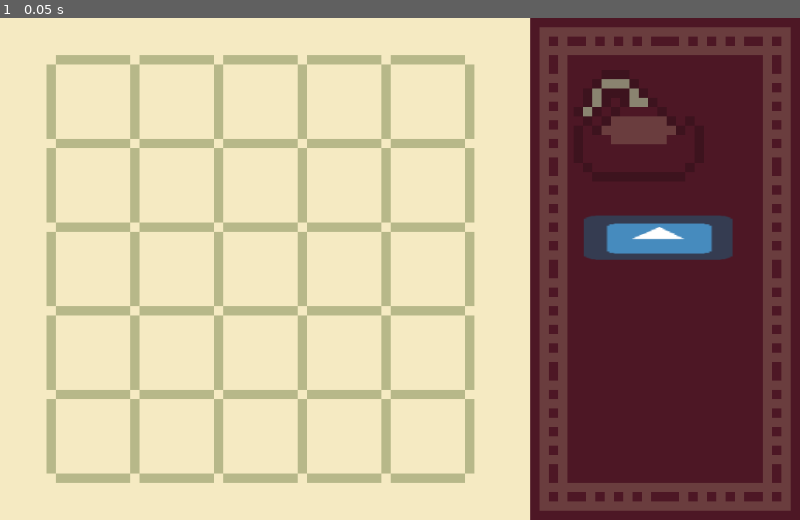
Above: before the commit, frame 1.
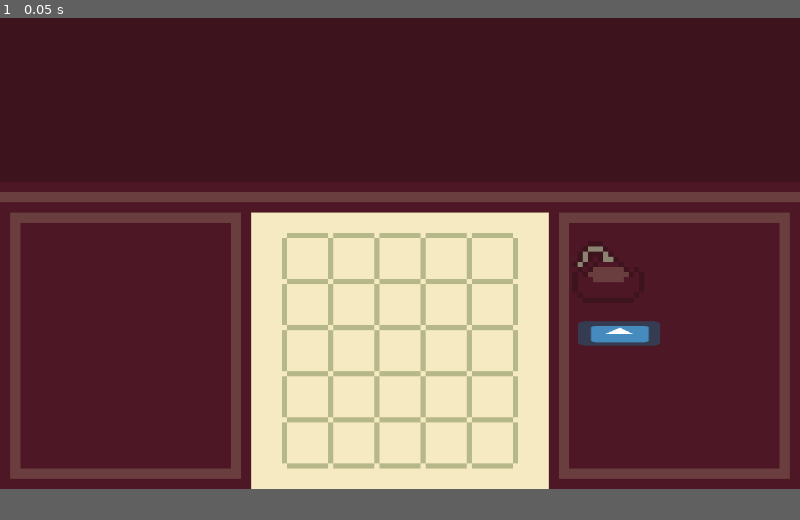
Above: after the commit, the same moment.

Repository: Mateus-Carmo31/godot-wild-jam-29
Game: Godot game, scene res://debug.tscn
Two runs of this game, one before a commit and one after it. Both use one fixed random seed, a clock stepped at 60 frames per second and the inputs below. The engine's default icon, where the game draws it, is replaced by a stand-in: a white triangle on a blue panel in a dark square.
Inputs:
- Up to frame 1 (0.05 s): no input
The window is 800x502 before the commit and 800x471 after it. Grey fills any space a smaller window leaves; there, only what the larger window draws over its background counts as a difference.

The runs differ from the first frame. In frame 1, 61% of the frame differs, in the area x 0-100%, y 0-100%.

Commit message:
Finalizada superficialmente a mecânica de colocar peças

Diff:
--- a/game/Piece.gd
+++ b/game/Piece.gd
@@ -10,11 +10,8 @@
 var is_placed = false
 
 signal selected
-signal deselected
 
 func _input_event(viewport, event, shape_idx):
 	if event is InputEventMouseButton and event.button_index == BUTTON_LEFT:
 		if event.is_pressed():
 			emit_signal("selected")
-#		else:
-#			emit_signal("deselected")
--- a/game/Table.gd
+++ b/game/Table.gd
@@ -1,6 +1,9 @@
 extends TileMap
 
 const TABLE_SIZE = Vector2(5,5)
+enum SLOT {OCCUPIED, ALLOW, DENY, FIXED}
+
+var rot_mat := Transform2D(Vector2(0, -1), Vector2(1, 0), Vector2.ZERO)
 
 var current_piece : Piece
 
@@ -8,21 +11,23 @@
 	for child in get_children():
 		if child is Piece:
 			child.connect("selected", self, "select_piece", [child])
-#			child.connect("deselected", self, "deselect_piece")
 
 func _input(event):
-	# Deselects currently held piece. It's handled here to avoid some hiccups
+
 	if event is InputEventMouseButton:
-		if not event.is_pressed():
+		# Deselects currently held piece. It's handled here to avoid some hiccups
+		if event.button_index == BUTTON_LEFT and not event.is_pressed():
 			deselect_piece()
+
+		# Handles piece rotation
+		elif event.button_index == BUTTON_RIGHT and event.is_pressed():
+			rotate_piece(get_canvas_transform().xform_inv(event.position))
 
 	# Updates currently held cell position and table preview on mouse motion
 	if event is InputEventMouseMotion:
 		if(current_piece):
 			update_piece_pos(event.relative)
-
-			if(is_in_board(world_to_map(current_piece.position.round()))):
-				update_table()
+			update_table()
 
 func select_piece(piece):
 	current_piece = piece
@@ -31,17 +36,32 @@
 func update_piece_pos(pos):
 	current_piece.position += pos/scale # Adjust for scaling by 12
 
+func rotate_piece(mouse_pos):
+	if current_piece:
+		var o_pos = current_piece.position
+		var relative_pos = o_pos - to_local(mouse_pos)
+		current_piece.position = Vector2.ZERO
+		current_piece.rotation -= PI/2
+		relative_pos = rot_mat.xform(relative_pos)
+		current_piece.position = relative_pos + to_local(mouse_pos)
+
+		for i in range(current_piece.relative_spaces.size()):
+			get_piece_space()[i] = rot_mat.xform(get_piece_space()[i])
+
+		print(current_piece.relative_spaces)
+		update_table()
+
 # Attempts to place a piece at a position.
 # TODO: check if space is occupied as well
 func try_place_piece():
 
 	var piece_pos = world_to_map(current_piece.position.round())
 
-	if not is_in_board(piece_pos) or get_cellv(piece_pos) == 1:
+	if not is_in_board(piece_pos) or get_cellv(piece_pos) == SLOT.OCCUPIED or get_cellv(piece_pos) == SLOT.FIXED:
 		return false
 
 	for offset in get_piece_space():
-		if not is_in_board(piece_pos + offset) or get_cellv(piece_pos) == 1:
+		if not is_in_board(piece_pos + offset) or get_cellv(piece_pos + offset) == SLOT.OCCUPIED or get_cellv(piece_pos + offset) == SLOT.FIXED:
 			return false
 
 	return true
@@ -72,26 +92,26 @@
 			for offset in piece.relative_spaces:
 				occupied_slots.append(pos + offset)
 
-	for y in range(-TABLE_SIZE.y/2, ceil(TABLE_SIZE.y/2)):
-		for x in range(-TABLE_SIZE.x/2, ceil(TABLE_SIZE.x/2)):
+	for y in range(TABLE_SIZE.y):
+		for x in range(TABLE_SIZE.x):
 
 			# Cleans the space
 			set_cell(x, y, -1)
 
 			# Draws an occupied slot if there is one
 			if occupied_slots.has(Vector2(x,y)):
-				set_cell(x, y, 1)
+				set_cell(x, y, SLOT.OCCUPIED)
 			else:
 				# Draws the current piece placement preview (if there is one)
 				if current_piece:
 					var cur_piece_pos = world_to_map(current_piece.position.round())
 
 					if(Vector2(x,y) == cur_piece_pos):
-						set_cell(x, y, 2)
+						set_cell(x, y, SLOT.ALLOW)
 
 					for offset in current_piece.relative_spaces:
 						if(Vector2(x,y) == cur_piece_pos + offset and is_in_board(cur_piece_pos + offset)):
-							set_cell(x, y, 2)
+							set_cell(x, y, SLOT.ALLOW)
 
 
 func get_piece_space():
@@ -107,7 +127,7 @@
 		print("GAME ENDED!")
 
 func is_in_board(pos):
-	var is_inside_x = pos.x >= -TABLE_SIZE.x/2 && pos.x < TABLE_SIZE.x/2
-	var is_inside_y = pos.y >= -TABLE_SIZE.y/2 && pos.y < TABLE_SIZE.y/2
+	var is_inside_x = pos.x >= 0 && pos.x < TABLE_SIZE.x
+	var is_inside_y = pos.y >= 0 && pos.y < TABLE_SIZE.y
 
 	return is_inside_x and is_inside_y
--- a/game/debug.tscn
+++ b/game/debug.tscn
@@ -1,11 +1,69 @@
-[gd_scene load_steps=9 format=2]
+[gd_scene load_steps=10 format=2]
 
-[ext_resource path="res://debug_tiles.tres" type="TileSet" id=1]
+[ext_resource path="res://overlay.png" type="Texture" id=1]
 [ext_resource path="res://Table.gd" type="Script" id=2]
 [ext_resource path="res://icon.png" type="Texture" id=3]
 [ext_resource path="res://Piece.gd" type="Script" id=4]
-[ext_resource path="res://table.png" type="Texture" id=5]
+[ext_resource path="res://mockup2.png" type="Texture" id=5]
 [ext_resource path="res://mockup.png" type="Texture" id=6]
+
+[sub_resource type="TileSet" id=4]
+0/name = "occupied"
+0/texture = ExtResource( 1 )
+0/tex_offset = Vector2( 0, 0 )
+0/modulate = Color( 1, 1, 1, 1 )
+0/region = Rect2( 0, 0, 9, 9 )
+0/tile_mode = 0
+0/occluder_offset = Vector2( 0, 0 )
+0/navigation_offset = Vector2( 0, 0 )
+0/shape_offset = Vector2( 0, 0 )
+0/shape_transform = Transform2D( 1, 0, 0, 1, 0, 0 )
+0/shape_one_way = false
+0/shape_one_way_margin = 0.0
+0/shapes = [  ]
+0/z_index = 0
+1/name = "allow"
+1/texture = ExtResource( 1 )
+1/tex_offset = Vector2( 0, 0 )
+1/modulate = Color( 1, 1, 1, 1 )
+1/region = Rect2( 9, 0, 9, 9 )
+1/tile_mode = 0
+1/occluder_offset = Vector2( 0, 0 )
+1/navigation_offset = Vector2( 0, 0 )
+1/shape_offset = Vector2( 0, 0 )
+1/shape_transform = Transform2D( 1, 0, 0, 1, 0, 0 )
+1/shape_one_way = false
+1/shape_one_way_margin = 0.0
+1/shapes = [  ]
+1/z_index = 0
+2/name = "deny"
+2/texture = ExtResource( 1 )
+2/tex_offset = Vector2( 0, 0 )
+2/modulate = Color( 1, 1, 1, 1 )
+2/region = Rect2( 18, 0, 9, 9 )
+2/tile_mode = 0
+2/occluder_offset = Vector2( 0, 0 )
+2/navigation_offset = Vector2( 0, 0 )
+2/shape_offset = Vector2( 0, 0 )
+2/shape_transform = Transform2D( 1, 0, 0, 1, 0, 0 )
+2/shape_one_way = false
+2/shape_one_way_margin = 0.0
+2/shapes = [  ]
+2/z_index = 0
+3/name = "fixed"
+3/texture = ExtResource( 1 )
+3/tex_offset = Vector2( 0, 0 )
+3/modulate = Color( 1, 1, 1, 1 )
+3/region = Rect2( 27, 0, 9, 9 )
+3/tile_mode = 0
+3/occluder_offset = Vector2( 0, 0 )
+3/navigation_offset = Vector2( 0, 0 )
+3/shape_offset = Vector2( 0, 0 )
+3/shape_transform = Transform2D( 1, 0, 0, 1, 0, 0 )
+3/shape_one_way = false
+3/shape_one_way_margin = 0.0
+3/shapes = [  ]
+3/z_index = 0
 
 [sub_resource type="RectangleShape2D" id=3]
 extents = Vector2( 7.1174, 5.9884 )
@@ -15,19 +73,22 @@
 
 [node name="Game" type="Node"]
 
-[node name="table" type="Sprite" parent="."]
-scale = Vector2( 12, 12 )
+[node name="Table" type="Sprite" parent="."]
+scale = Vector2( 8, 8 )
 texture = ExtResource( 5 )
 centered = false
 
 [node name="TileMap" type="TileMap" parent="."]
-position = Vector2( 60, 48 )
-scale = Vector2( 12, 12 )
-tile_set = ExtResource( 1 )
+position = Vector2( 440, 336 )
+scale = Vector2( 8, 8 )
+tile_set = SubResource( 4 )
 cell_size = Vector2( 9, 9 )
 cell_quadrant_size = 1
 format = 1
 script = ExtResource( 2 )
+__meta__ = {
+"_edit_lock_": true
+}
 
 [node name="Piece" type="Area2D" parent="TileMap"]
 position = Vector2( 60.3176, 4.89262 )
--- a/game/debug_tiles.tres
+++ /dev/null
@@ -1,47 +0,0 @@
-[gd_resource type="TileSet" load_steps=2 format=2]
-
-[ext_resource path="res://icon.png" type="Texture" id=1]
-
-[resource]
-0/name = "blank"
-0/texture = ExtResource( 1 )
-0/tex_offset = Vector2( 0, 0 )
-0/modulate = Color( 0, 0, 0, 1 )
-0/region = Rect2( 0, 0, 64, 64 )
-0/tile_mode = 0
-0/occluder_offset = Vector2( 0, 0 )
-0/navigation_offset = Vector2( 0, 0 )
-0/shape_offset = Vector2( 0, 0 )
-0/shape_transform = Transform2D( 1, 0, 0, 1, 0, 0 )
-0/shape_one_way = false
-0/shape_one_way_margin = 0.0
-0/shapes = [  ]
-0/z_index = 0
-1/name = "block"
-1/texture = ExtResource( 1 )
-1/tex_offset = Vector2( 0, 0 )
-1/modulate = Color( 1, 0, 0, 1 )
-1/region = Rect2( 0, 0, 64, 64 )
-1/tile_mode = 0
-1/occluder_offset = Vector2( 0, 0 )
-1/navigation_offset = Vector2( 0, 0 )
-1/shape_offset = Vector2( 0, 0 )
-1/shape_transform = Transform2D( 1, 0, 0, 1, 0, 0 )
-1/shape_one_way = false
-1/shape_one_way_margin = 0.0
-1/shapes = [  ]
-1/z_index = 0
-2/name = "allow"
-2/texture = ExtResource( 1 )
-2/tex_offset = Vector2( 0, 0 )
-2/modulate = Color( 0.172549, 1, 0, 1 )
-2/region = Rect2( 0, 0, 64, 64 )
-2/tile_mode = 0
-2/occluder_offset = Vector2( 0, 0 )
-2/navigation_offset = Vector2( 0, 0 )
-2/shape_offset = Vector2( 0, 0 )
-2/shape_transform = Transform2D( 1, 0, 0, 1, 0, 0 )
-2/shape_one_way = false
-2/shape_one_way_margin = 0.0
-2/shapes = [  ]
-2/z_index = 0
--- a/game/project.godot
+++ b/game/project.godot
@@ -26,8 +26,8 @@
 
 [display]
 
-window/size/width=1032
-window/size/height=648
+window/size/width=1248
+window/size/height=736
 window/size/resizable=false
 window/stretch/mode="viewport"
 window/stretch/aspect="expand"
Binary file added: game/mockup2.png
Not shown, added: game/mockup2.png.import
Binary file added: game/overlay.png
Not shown, added: game/overlay.png.import
Not shown, changed: art_workspace/mockup2.aseprite
Not shown, added: art_workspace/overlay-export.png
Not shown, added: art_workspace/overlay.png
